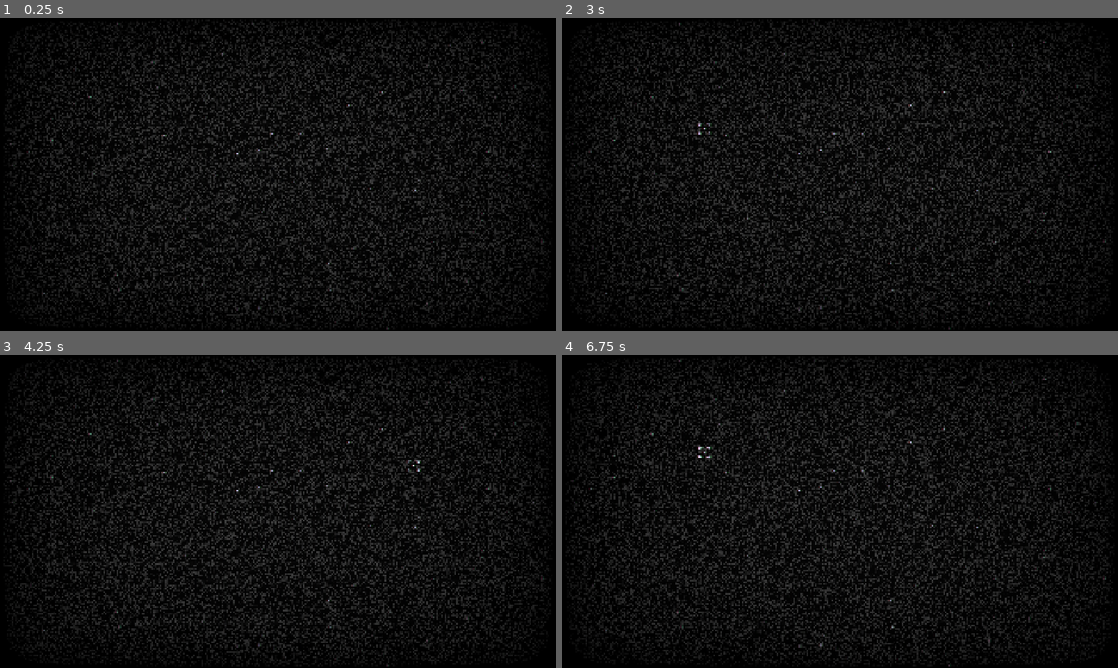
Above: before the commit, frames 1-4 (two rows, left to right).
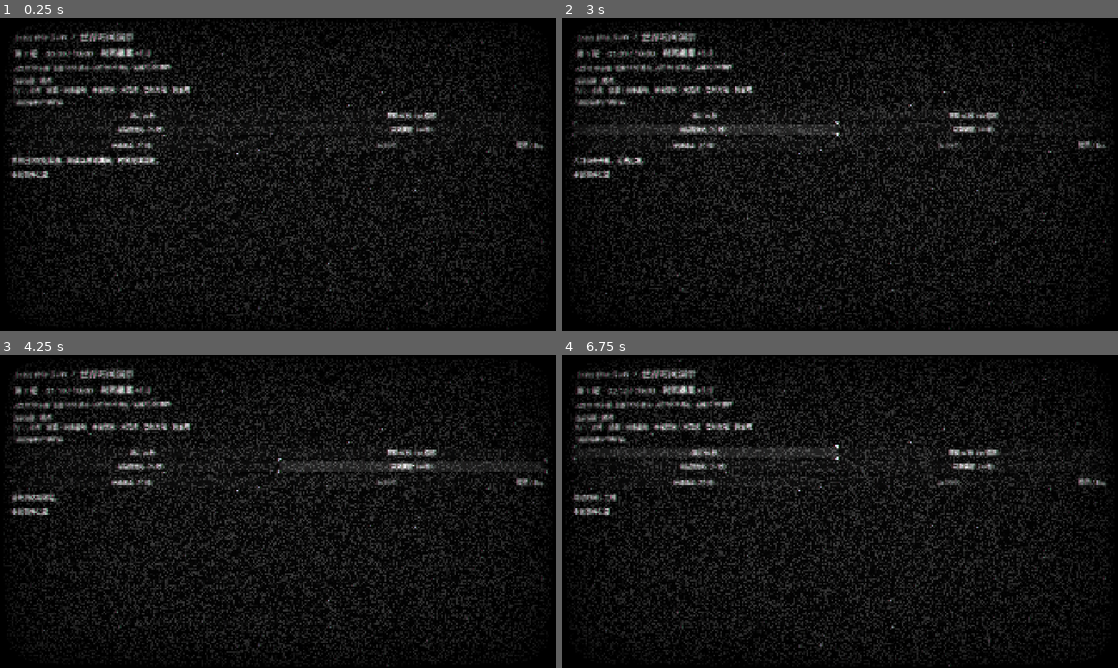
Above: after the commit, the same moments.

Repository: widemind/godot_aiworld
Game: Godot game, scene res://scenes/time_system_demo.tscn
The game is run twice, just before and just after one commit, with the same random seed, the same clock (stepped at 60 frames per second) and the same inputs. This scene is started directly instead of the project's main scene.
Inputs (mouse positions are in pixels of both pictures, inside the frame that each line leads up to):
- Up to frame 1 (0.25 s): no input
- Up to frame 2 (3 s): click (706, 115) at 0.5 s, where only the run after the commit has a clickable "跳过 60 秒"; click (973, 115) at 1.25 s, where only the run after the commit has a clickable "等待 60 秒（10 倍速）"; click (951, 146) at 2 s, where only the run after the commit has a clickable "取消等待"; click (706, 130) at 2.75 s, where only the run after the commit has a clickable "前往观测站（60 秒）"
- Up to frame 3 (4.25 s): click (411, 467) at 3.5 s, where only the run after the commit has a clickable "研究装置（30 秒）"
- Up to frame 4 (6.75 s): click (695, 483) at 4.25 s, where only the run after the commit has a clickable "穿越通道（80 秒）"; click (1095, 483) at 5 s, where only the run after the commit has a clickable "暂停 / Esc"; click (840, 520) at 5.75 s, where only the run after the commit has a clickable "继续 / Esc"; click (706, 452) at 6.5 s, where only the run after the commit has a clickable "跳过 60 秒"

The runs differ from the first frame. In frame 1, 3.8% of the frame differs, in the area x 2-98%, y 4-52%; in frame 2, 4.6%, in the area x 1-98%, y 4-52%; in frame 3, 4.5%; in frame 4, 4.3%.
Error before the commit: Parse Error: Preload file "res://scripts/ui/cursor_frame_button.gd" does not exist. (res://scripts/time/time_system_demo.gd:5)

Commit message:
信息列表UI接入与文本系统改进

Diff:
--- a/scripts/text/text_database.gd
+++ b/scripts/text/text_database.gd
@@ -5,11 +5,13 @@
 var text_collection_list:Array[TextPieces] = []
 
 ## 收集文本信息，已按照文本去重
-func collect_text(text_pieces:TextPieces):
-	if not text_pieces.in_information_list:
+func collect_text(text_pieces:TextPieces) -> void:
+	if text_pieces == null or not text_pieces.in_information_list \
+			or text_pieces.text.strip_edges().is_empty():
 		return
 	for recorded_text in text_collection_list:
-		if text_pieces == recorded_text:
+		# 选择器传入资源副本，须按正文比较才能对同一条文本去重。
+		if text_pieces.text == recorded_text.text:
 			return
 	text_pieces.text_collection_id = len(text_collection_list) + 1
 	text_pieces.text_collected_cycle_num = WorldTime.loop_index
@@ -19,6 +21,6 @@
 ## 获取收集到的信息，已按照从晚到早的顺序排好
 func get_record_texts() -> Array[String]:
 	var string_list:Array[String] = []
-	for i in range(len(text_collection_list)-1, 0):
+	for i in range(len(text_collection_list)-1, -1, -1):
 		string_list.append(text_collection_list[i].text)
 	return string_list
--- a/scripts/time/time_system_demo.gd
+++ b/scripts/time/time_system_demo.gd
@@ -2,7 +2,7 @@
 ## 供开发阶段直接体验时间规则；未来地点场景可复用相同服务。
 
 const TIMELINE: WorldTimeline = preload("res://resources/time/demo_timeline.tres")
-const CURSOR_FRAME_BUTTON: Script = preload("res://scripts/ui/cursor_frame_button.gd")
+const CURSOR_FRAME_BUTTON: Script = preload("res://scripts/effect/cursor_frame_button.gd")
 
 var _clock_label: Label
 var _state_label: Label
--- a/scripts/time/world_state.gd
+++ b/scripts/time/world_state.gd
@@ -7,7 +7,6 @@
 var player_location: StringName = &"harbor"
 var _flags: Dictionary = {}
 var _knowledge: Dictionary = {}
-var _collected_information: Array[String] = []
 var _initial_flags: Dictionary = {}
 var _initial_location: StringName = &"harbor"
 
@@ -76,18 +75,19 @@
 
 
 func record_information(content: String) -> bool:
-	# 获取顺序跨轮连续；回溯只重置世界状态，不清除已经读到的文本。
+	# 兼容既有探索的字符串接口，收集统一交给 TextDatabase。
 	if not WorldTime.can_advance() or content.strip_edges().is_empty():
 		return false
-	_collected_information.append(content)
+	var piece := TextPieces.new()
+	piece.text = content
+	piece.in_information_list = true
+	TextDatabase.collect_text(piece)
 	return true
 
 
 func get_collected_information() -> Array[String]:
-	# 返回副本，页面按从晚到早的顺序展示，不暴露可修改的内部数组。
-	var newest_first: Array[String] = _collected_information.duplicate()
-	newest_first.reverse()
-	return newest_first
+	# 兼容旧调用方，不再维护另一份信息记录。
+	return TextDatabase.get_record_texts()
 
 
 func _on_event_reached(event: WorldTimeEvent) -> void:
--- a/scripts/ui/planet_exploration_ui.gd
+++ b/scripts/ui/planet_exploration_ui.gd
@@ -47,7 +47,7 @@
 	if not get_tree().paused:
 		return
 	pause_modal.hide()
-	information_list.open(planet_label.text, clock_label.text, layer_label.text, WorldState.get_collected_information())
+	information_list.open(planet_label.text, clock_label.text, layer_label.text, TextDatabase.get_record_texts())
 	information_list_requested.emit()
 
 
@@ -83,6 +83,14 @@
 func set_actions_available(available: bool) -> void:
 	_actions_available = available
 	_refresh_buttons()
+
+
+func show_text_piece(piece: TextPieces) -> void:
+	# 新文本系统的入口；选择器已收集的文本再次传入也会正确去重。
+	if piece == null:
+		return
+	TextDatabase.collect_text(piece)
+	show_text(piece.text)
 
 
 func show_text(content: String) -> void:
--- a/tests/planet_exploration_ui_test.gd
+++ b/tests/planet_exploration_ui_test.gd
@@ -23,6 +23,7 @@
 	_ui.action_requested.connect(func(id: StringName, held: bool) -> void: _requests.append({"id": id, "held": held}))
 	await get_tree().process_frame
 	await get_tree().process_frame
+	_test_text_database()
 	var a := _ui.buttons[0].get_global_rect()
 	var b := _ui.buttons[1].get_global_rect()
 	var c := _ui.buttons[2].get_global_rect()
@@ -159,7 +160,8 @@
 	WorldTime.set_process(false)
 	var count_before := WorldState.get_collected_information().size()
 	await _click(_ui.buttons[0].get_global_rect().get_center(), 0.02)
-	_check(WorldState.get_collected_information().size() == count_before + 1, "探索成功反馈自动加入信息列表")
+	_check(TextDatabase.get_record_texts().has(_ui.narrative.text), "探索成功反馈通过兼容接口加入 TextDatabase")
+	_check(WorldState.get_collected_information().size() == count_before, "再次获取相同探索文本不会重复收集")
 	_ui.close_text()
 	var short_text := "最近获得的短文本。"
 	var long_text := "较早获得的长文本会根据宽度自动换行。".repeat(30) + "\n\n保留段落。\n\n".repeat(35)
@@ -238,6 +240,41 @@
 	await get_tree().process_frame
 	_check(WorldState.get_collected_information().size() == count, "信息记录跨世界循环保留")
 	WorldTime.set_process(true)
+
+
+func _test_text_database() -> void:
+	var first := TextPieces.new()
+	first.text = "数据库第一条文本。"
+	first.in_information_list = true
+	var second := TextPieces.new()
+	second.text = "数据库第二条文本。"
+	second.in_information_list = true
+	var ignored := TextPieces.new()
+	ignored.text = "只展示，不收集的提示。"
+	var collection_time := WorldTime.elapsed_seconds
+	TextDatabase.collect_text(null)
+	TextDatabase.collect_text(first)
+	_check(TextDatabase.get_record_texts() == [first.text], "只有一条记录时也返回第一条文本")
+	TextDatabase.collect_text(second)
+	TextDatabase.collect_text(first.duplicate(true))
+	TextDatabase.collect_text(ignored)
+	var blank := TextPieces.new()
+	blank.in_information_list = true
+	blank.text = " \n"
+	TextDatabase.collect_text(blank)
+	_check(TextDatabase.get_record_texts() == [second.text, first.text], "数据库倒序完整返回，副本去重，提示与空文本不收集")
+	_check(first.text_collection_id == 1 and second.text_collection_id == 2 \
+		and first.text_collected_cycle_num == WorldTime.loop_index \
+		and first.text_collected_time == collection_time, "收集顺序及首次获取的循环时间正确")
+	_ui.show_text_piece(ignored)
+	_check(_ui.narrative.text == ignored.text and TextDatabase.text_collection_list.size() == 2, "TextPieces 可显示而不加入信息列表")
+	_ui.close_text()
+	_ui.show_text_piece(second)
+	_check(_ui.narrative.text == second.text and TextDatabase.text_collection_list.size() == 2, "已收集的 TextPieces 展示时不会重复记录")
+	_ui.close_text()
+	var copy := TextDatabase.get_record_texts()
+	copy.clear()
+	_check(TextDatabase.get_record_texts().size() == 2, "返回数组不暴露数据库内部记录")
 
 
 func _test_guide() -> void:
Not shown, changed: docs/information_list.md
Not shown, changed: docs/planet_exploration_ui.md
